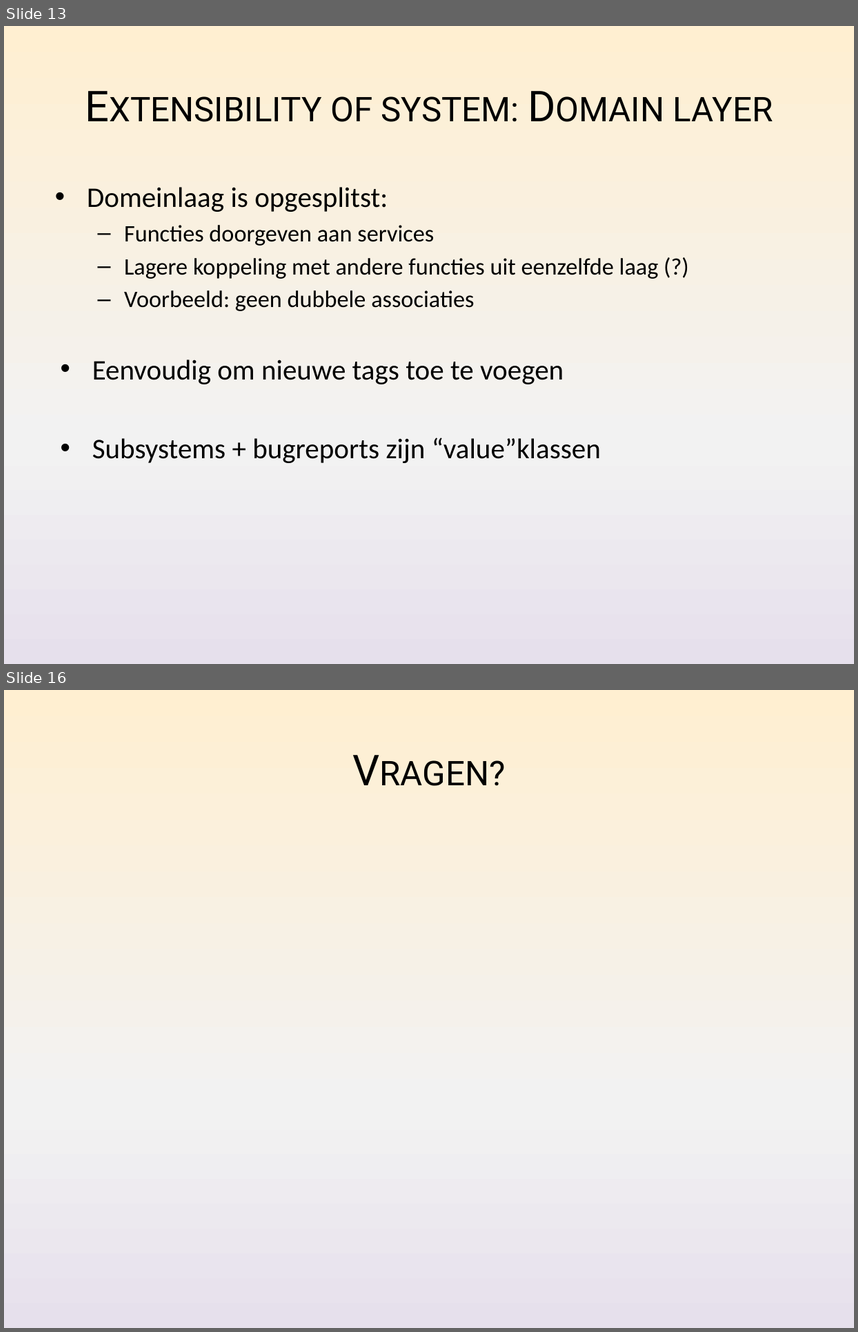
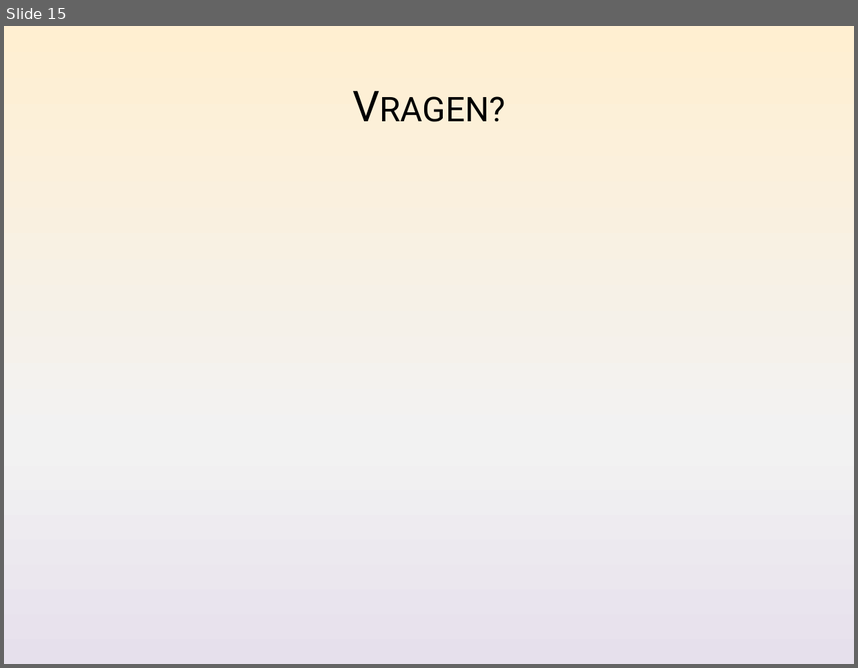
Before and after one commit to Nickelium/Software-Development, a slide deck: presentatie/SWOP Presentatie Inhoud.pptx. Shown one above the other, each under a label of ours: slides 13 and 16 before the commit, slide 15 after it; the slides between them are not shown. The pictures are 858x1332 and 858x668 pixels, drawn with LibreOffice and Linux fonts; fonts in the diff are those of the drawing. Boxes give left, top, right and bottom in pixels: in the first picture for what was removed or moved away, otherwise in the second. Text is boxed around its words. In the diff, an @@ line names an element or a change of style, - is before the commit and + after.

```diff
--- a/presentatie/SWOP Presentatie Inhoud.pptx
+++ b/presentatie/SWOP Presentatie Inhoud.pptx
@@ slide 13 removed at box(4, 26, 854, 664), background gradient #FFEFD1 to #F2F2F2 to #E6E0EC @@
@@ title removed at box(330, 96, 773, 122) @@
-Extensibility of system: Domain layer
@@ text removed at box(87, 187, 659, 463) @@
-• Domeinlaag is opgesplitst:
-  – Functies doorgeven aan services
-  – Lagere koppeling met andere functies uit eenzelfde laag (?)
-  – Voorbeeld: geen dubbele associaties
-• Eenvoudig om nieuwe tags toe te voegen
-• Subsystems + bugreports zijn “value”klassen
@@ what was slide 16 is now slide 15 @@
```
Also in this commit, not shown: 11 slides changed.
